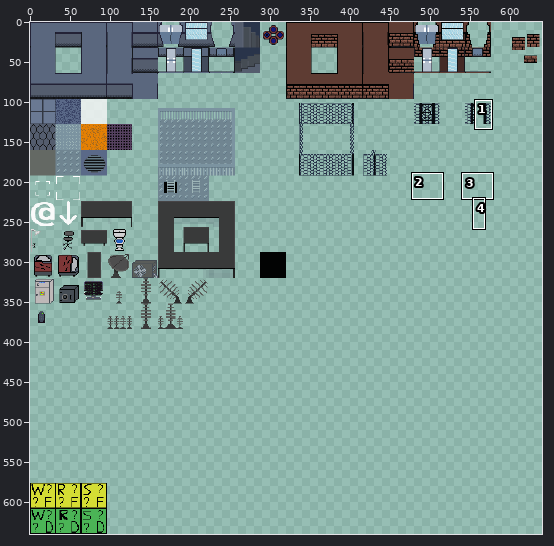
Edited in one commit: sprite sheet (NamelessRogue/Content/Sprites/tileset2.png). Above, an overview of the earlier version with the close-up marked.
Close-up. The starting point:
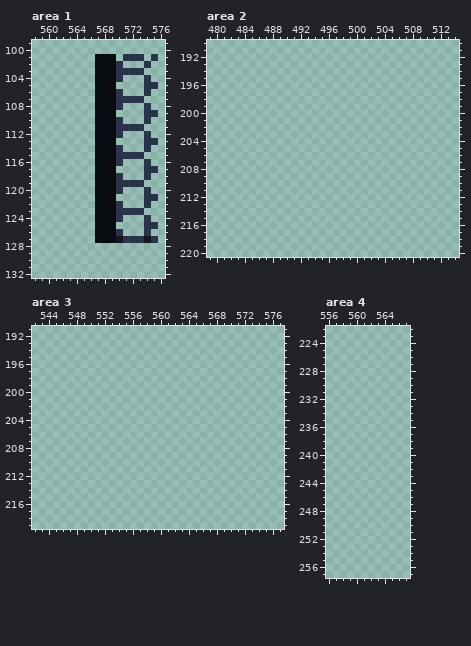
The file is 640x640 pixels. Pixels under 10% opacity are left out. Colours within 5 levels of each other are drawn and written as one. Shown: area 1: x 558..576, y 99..132; area 2: x 479..514, y 190..220; area 3: x 542..577, y 191..219; area 4: x 556..567, y 222..257. The commit also changed other parts of the picture, which this record leaves out.
And afterwards:
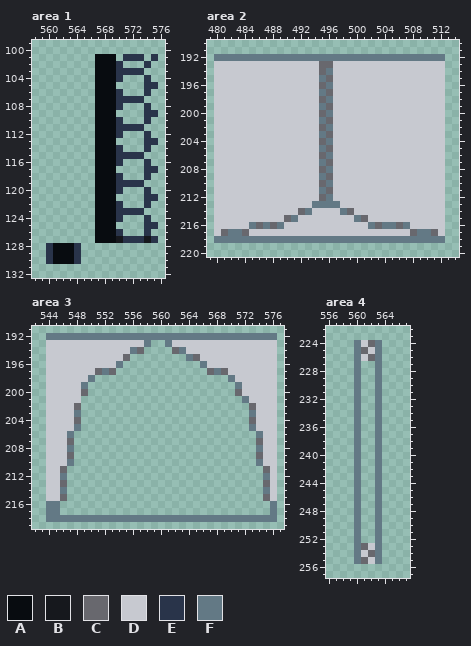
Palette (. is transparent): A #080c10  B #16181d  C #68686e  D #c7c9d0  E #29344a  F #637985
Edits made:
Changed rows in their new state; - is an unchanged pixel.
Area 1:
first column x 560:
128 EAAAE
129 EAAAE
130 EAAAE
Area 2:
first column x 480:
192 FFFFFFFFFFFFFFFFFFFFFFFFFFFFFFFFF
193 DDDDDDDDDDDDDDDCCDDDDDDDDDDDDDDDD
194 DDDDDDDDDDDDDDDCFDDDDDDDDDDDDDDDD
195 DDDDDDDDDDDDDDDFCDDDDDDDDDDDDDDDD
196 DDDDDDDDDDDDDDDCFDDDDDDDDDDDDDDDD
197 DDDDDDDDDDDDDDDFCDDDDDDDDDDDDDDDD
198 DDDDDDDDDDDDDDDCFDDDDDDDDDDDDDDDD
199 DDDDDDDDDDDDDDDFCDDDDDDDDDDDDDDDD
200 DDDDDDDDDDDDDDDCFDDDDDDDDDDDDDDDD
201 DDDDDDDDDDDDDDDFCDDDDDDDDDDDDDDDD
202 DDDDDDDDDDDDDDDCFDDDDDDDDDDDDDDDD
203 DDDDDDDDDDDDDDDFCDDDDDDDDDDDDDDDD
204 DDDDDDDDDDDDDDDCFDDDDDDDDDDDDDDDD
205 DDDDDDDDDDDDDDDFCDDDDDDDDDDDDDDDD
206 DDDDDDDDDDDDDDDCFDDDDDDDDDDDDDDDD
207 DDDDDDDDDDDDDDDFCDDDDDDDDDDDDDDDD
208 DDDDDDDDDDDDDDDCFDDDDDDDDDDDDDDDD
209 DDDDDDDDDDDDDDDFCDDDDDDDDDDDDDDDD
210 DDDDDDDDDDDDDDDCFDDDDDDDDDDDDDDDD
211 DDDDDDDDDDDDDDDFCDDDDDDDDDDDDDDDD
212 DDDDDDDDDDDDDDDCFDDDDDDDDDDDDDDDD
213 DDDDDDDDDDDDDDFFFFDDDDDDDDDDDDDDD
214 DDDDDDDDDDDDCFDDDDFCDDDDDDDDDDDDD
215 DDDDDDDDDDCFDDDDDDDDFCDDDDDDDDDDD
216 DDDDDFCFCFDDDDDDDDDDDDFCFFCFDDDDD
217 DCFFCDDDDDDDDDDDDDDDDDDDDDDDCFFCD
218 FFFFFFFFFFFFFFFFFFFFFFFFFFFFFFFFF
Area 3:
first column x 544:
192 FFFFFFFFFFFFFFFFFFFFFFFFFFFFFFFFF
193 DDDDDDDDDDDDDDF--FDDDDDDDDDDDDDDD
194 DDDDDDDDDDDDFC----CFDDDDDDDDDDDDD
195 DDDDDDDDDDDC--------FCDDDDDDDDDDD
196 DDDDDDDDDDF-----------FDDDDDDDDDD
197 DDDDDDDCFC-------------CFCDDDDDDD
198 DDDDDDF-------------------FDDDDDD
199 DDDDDF---------------------FDDDDD
200 DDDDDC---------------------CDDDDD
201 DDDDD-----------------------FDDDD
202 DDDDC------------------------CDDD
203 DDDDF------------------------FDDD
204 DDDDC------------------------CDDD
205 DDDDF------------------------FDDD
206 DDDF--------------------------FDD
207 DDDC--------------------------CDD
208 DDDF--------------------------FDD
209 DDDC--------------------------CDD
210 DDDF--------------------------FDD
211 DDC----------------------------CD
212 DDF----------------------------FD
213 DDC----------------------------CD
214 DDF----------------------------FD
215 DDC----------------------------CD
216 FF------------------------------F
217 FF------------------------------F
218 FFFFFFFFFFFFFFFFFFFFFFFFFFFFFFFFF
Area 4:
first column x 560:
224 FDCF
225 FCDF
226 FDCF
227 F--F
228 F--F
229 F--F
230 F--F
231 F--F
232 F--F
233 F--F
234 F--F
235 F--F
236 F--F
237 F--F
238 F--F
239 F--F
240 F--F
241 F--F
242 F--F
243 F--F
244 F--F
245 F--F
246 F--F
247 F--F
248 F--F
249 F--F
250 F--F
251 F--F
252 F--F
253 FCDF
254 FDCF
255 FCDF
